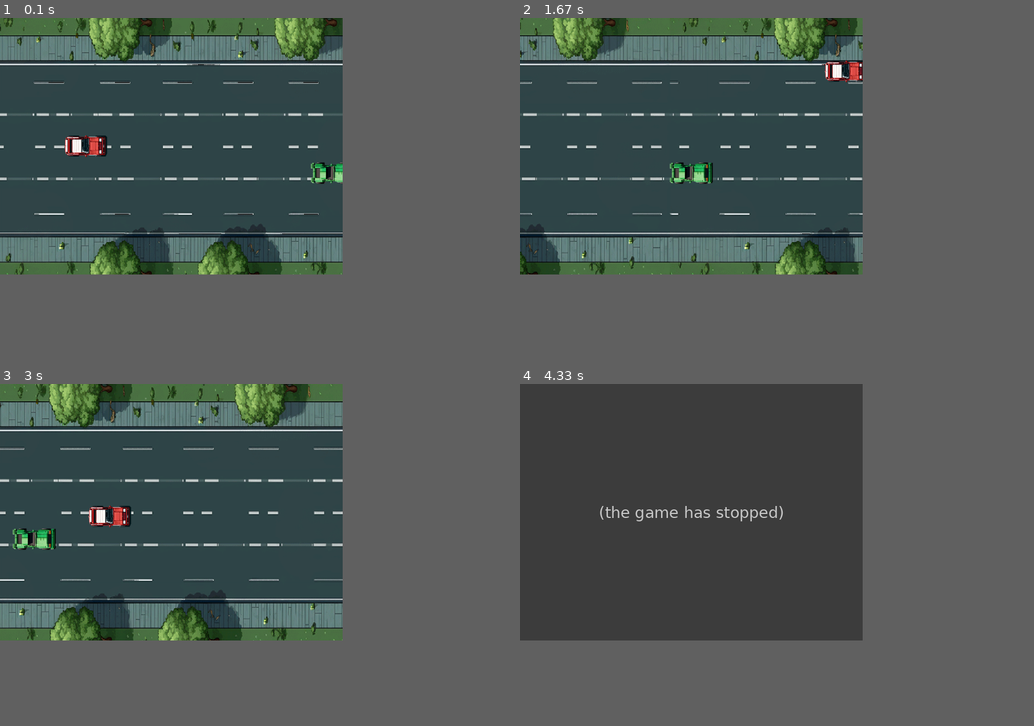
Above: before the commit, frames 1-4 (two rows, left to right).
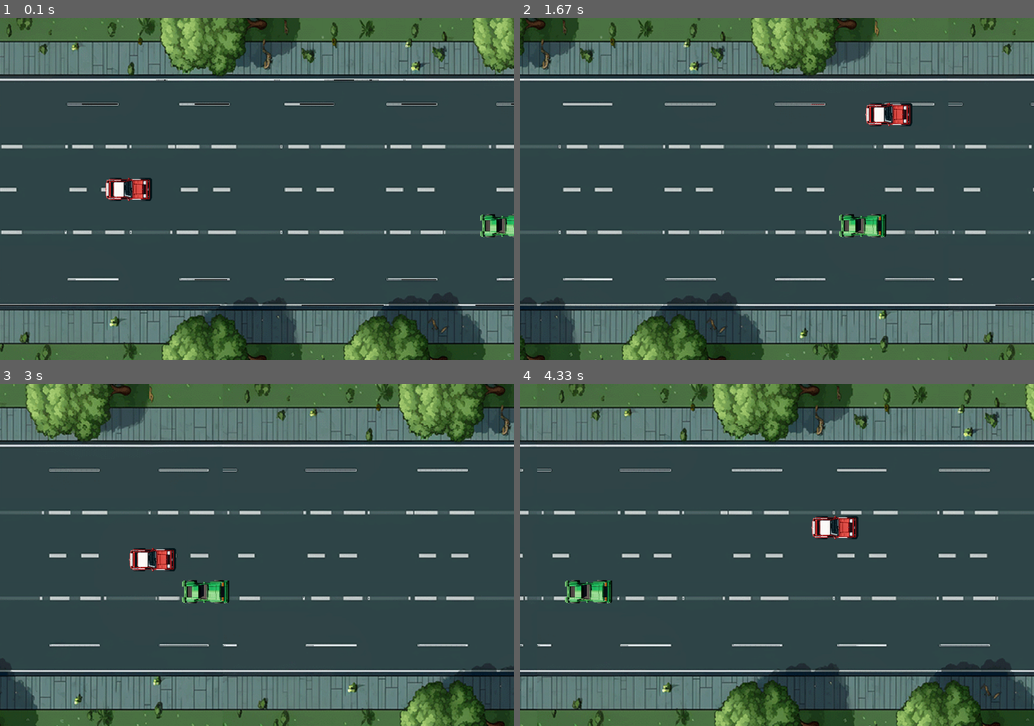
Above: after the commit, the same moments.

Repository: Florgol/Pygame-racing-game
Game: pygame game, started from main.py
Two runs of this game, one before a commit and one after it. Both use one fixed random seed, a clock stepped at 60 frames per second and the inputs below.
Inputs:
- Up to frame 1 (0.1 s): no input
- Up to frame 2 (1.67 s): hold Right 0.33-0.8 s; hold Up 0.83-1.13 s; hold Right 1.17-1.63 s
- Up to frame 3 (3 s): hold Left 1.67-2.2 s; hold Down 2.23-2.53 s; hold Left 2.57-2.97 s
- Up to frame 4 (4.33 s): hold Up 3-3.37 s; hold Right 3.4-4.03 s; hold Down from 4.07 s (still down)
In our replay, the window is 600x450 before the commit and 900x600 after it. These sizes can differ from the game's own. Grey fills any space a smaller window leaves; there, only what the larger window draws over its background counts as a difference.

The runs differ from the first frame. In frame 1, 41% of the frame differs, in the area x 0-100%, y 0-100%; in frame 2, 40%; in frame 3, 40%; in frame 4, 35%.
Before the commit the program exited at 4.17 s; later frames show no game.

Commit message:
Added a bunch of constants to make the game..
more controllable in one place

Diff:
--- a/main.py
+++ b/main.py
@@ -6,11 +6,22 @@
 pygame.init()
 
 # Fenstergröße und Farben
-WIDTH, HEIGHT = 800, 600
+WIDTH, HEIGHT = 1200, 800
 BG_COLOR = (0, 0, 0)
 
-# Added constants to control game speed in one place - here
-# Player speed does not really need to be controlled with constant
+# Background size
+BACKGROUND_WIDTH = 1600
+BACKGROUND_HEIGHT = 800
+
+# Player size
+PLAYER_WIDTH = 110
+PLAYER_HEIGHT = 55
+
+# Enemy sizes
+ENEMY_WIDTH_CAR = 110
+ENEMY_HEIGHT_CAR = 55
+
+# Added constants to control game speed in one place
 BACKGROUND_SPEED = 3
 ENEMY_SPEED = 2
 
@@ -28,7 +39,7 @@
 # Laden des Hintergrundbilds
 background_image = pygame.image.load("backgrounds/background_2.png").convert()
 background_image = pygame.transform.rotate(background_image, 90)  # Drehe den Hintergrund um 90 Grad nach rechts
-background_image = pygame.transform.scale(background_image, (950, 600))  # Verkleinere die Hintergrunddatei
+background_image = pygame.transform.scale(background_image, (BACKGROUND_WIDTH, BACKGROUND_HEIGHT))  # Verkleinere die Hintergrunddatei
 
 # Loading background transition images
 transition_images = [
@@ -37,7 +48,7 @@
             pygame.image.load(f"backgrounds\day_to_night_transition/background_2_day_to_night_{i}.png").convert(),
             90
         ),
-        (950, 600)
+        (BACKGROUND_WIDTH, BACKGROUND_HEIGHT)
     )
     for i in range(1, 9)
 ]
@@ -48,8 +59,8 @@
 
 # Spielfigur-Eigenschaften
 player_image = pygame.image.load("car2.png").convert_alpha()  # Passe den Pfad zur Spielfigur an
-player_image = pygame.transform.scale(player_image, (50, 100))  # Verkleinere die Spielfigur
 player_image = pygame.transform.rotate(player_image, 90)  # Drehe die Spielfigur um 90 Grad nach links
+player_image = pygame.transform.scale(player_image, (PLAYER_WIDTH, PLAYER_HEIGHT))  # Verkleinere die Spielfigur
 player_rect = player_image.get_rect()
 player_rect.centerx = WIDTH // 4  # Ändere die Position auf der X-Achse
 player_rect.centery = HEIGHT // 2   # Ändere die Position auf der Y-Achse
@@ -59,8 +70,8 @@
 
 # Gegner-Auto-Eigenschaften
 enemy_image = pygame.image.load("enemy2.png").convert_alpha()  # Passe den Pfad zum gegnerischen Auto an
-enemy_image = pygame.transform.scale(enemy_image, (50, 100))  # Verkleinere das gegnerische Auto
 enemy_image = pygame.transform.rotate(enemy_image, 90)  # Drehe das gegnerische Auto um 90 Grad nach links
+enemy_image = pygame.transform.scale(enemy_image, (ENEMY_WIDTH_CAR, ENEMY_HEIGHT_CAR))  # Verkleinere das gegnerische Auto
 enemy_rect = enemy_image.get_rect()
 enemy_rect.centerx = WIDTH  # Startposition des gegnerischen Autos auf der rechten Seite
 enemy_rect.centery = random.randint(50, HEIGHT - enemy_rect.height)
